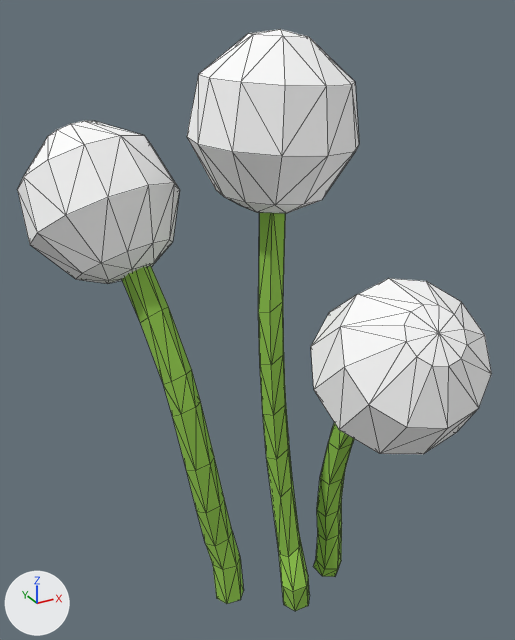
The glTF model models/dandelions.glb as it was, and as the next commit left it.
One viewpoint serves both versions: a 50 mm lens placed at (-0.098, -0.1756, 0.0934), pointed at (-0.0001, 0.0024, 0.0044). Lighting does not change. The marker at lower left points along +X, +Y and +Z. The first picture is the older version. Mesh edges are drawn as thin lines. Where no turn or scale is listed for an object, it has been applied to the vertices.

In view in the first picture: 'Node'.
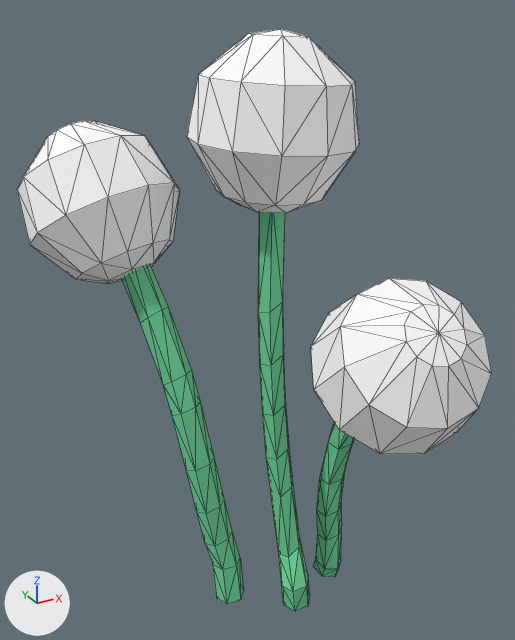
The change in detail:
Material 'mat9' (mat_mat9) changes colour from green #8ec44b to green #6fd39a; in linear values from (0.27, 0.55, 0.07) to (0.159, 0.651, 0.323).

Boxes [x1, y1, x2, y2] around the edits, measured in the pictures (515 x 640 px):
'Node', recoloured
    both: [120, 81, 359, 611]
